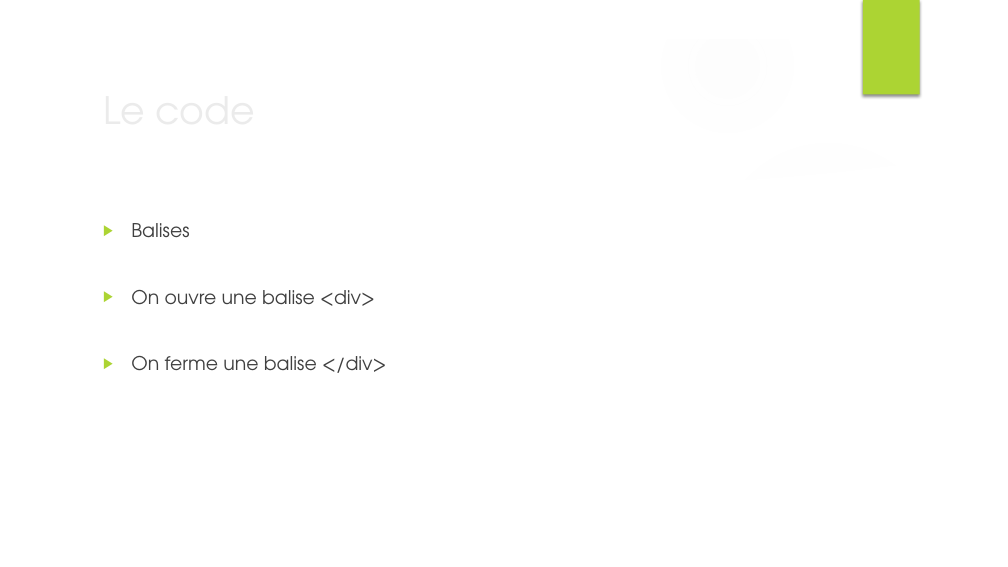
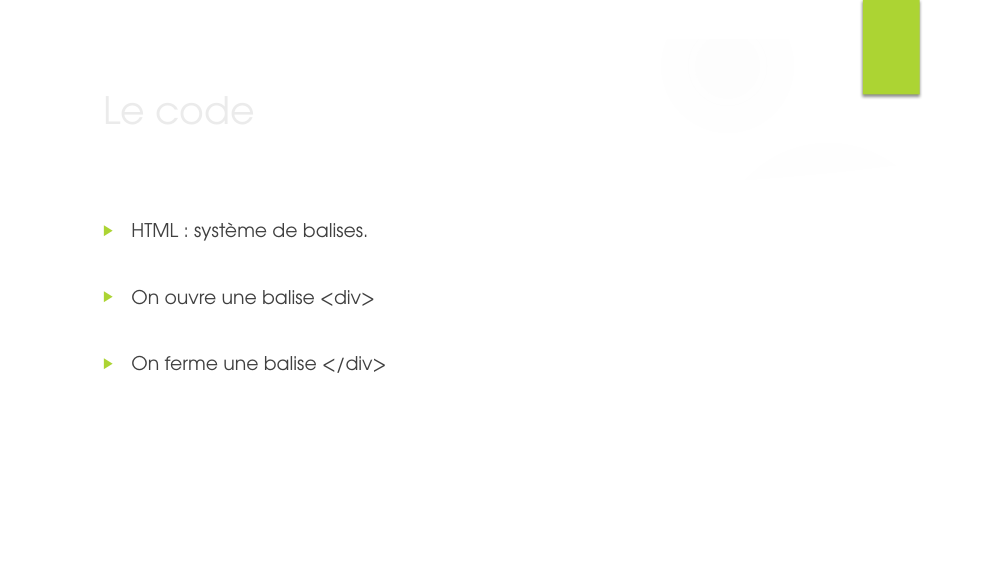
Before and after one commit to FerrandezBenjamin/DAEU, a slide deck: slide 12 of DAEU_HTML/Cours_1/Cours programmation WEB1.pptx. Drawn at 1008x567 pixels with LibreOffice and Linux fonts; fonts in the diff are those of the drawing; background and template pictures are left out. Boxes give left, top, right and bottom in pixels: in the first picture for what was removed or moved away, otherwise in the second. Text is boxed around its words. In the diff, an @@ line names an element or a change of style, - is before the commit and + after.

```diff
--- a/DAEU_HTML/Cours_1/Cours programmation WEB1.pptx
+++ b/DAEU_HTML/Cours_1/Cours programmation WEB1.pptx
@@ text at box(131, 223, 369, 241): text changed @@
-▶ Balises
+▶ HTML : système de balises.
```
Also in this commit, not shown: 3 other slides changed, 1 slide removed, 1 other file.
